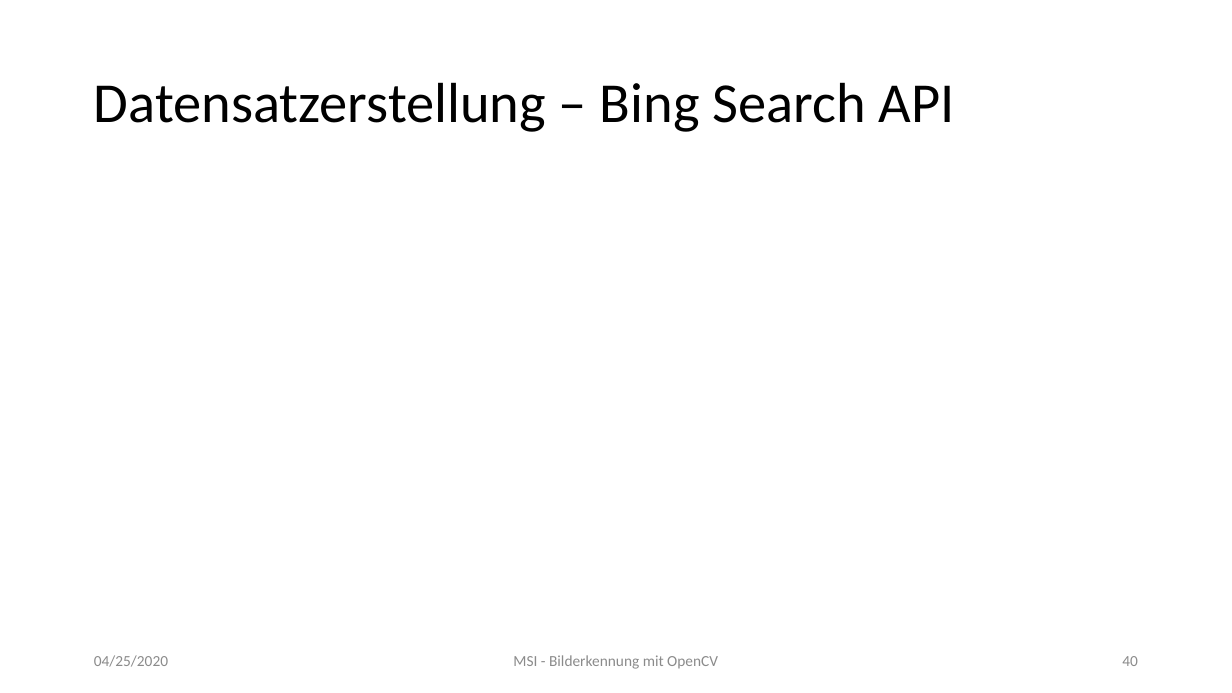
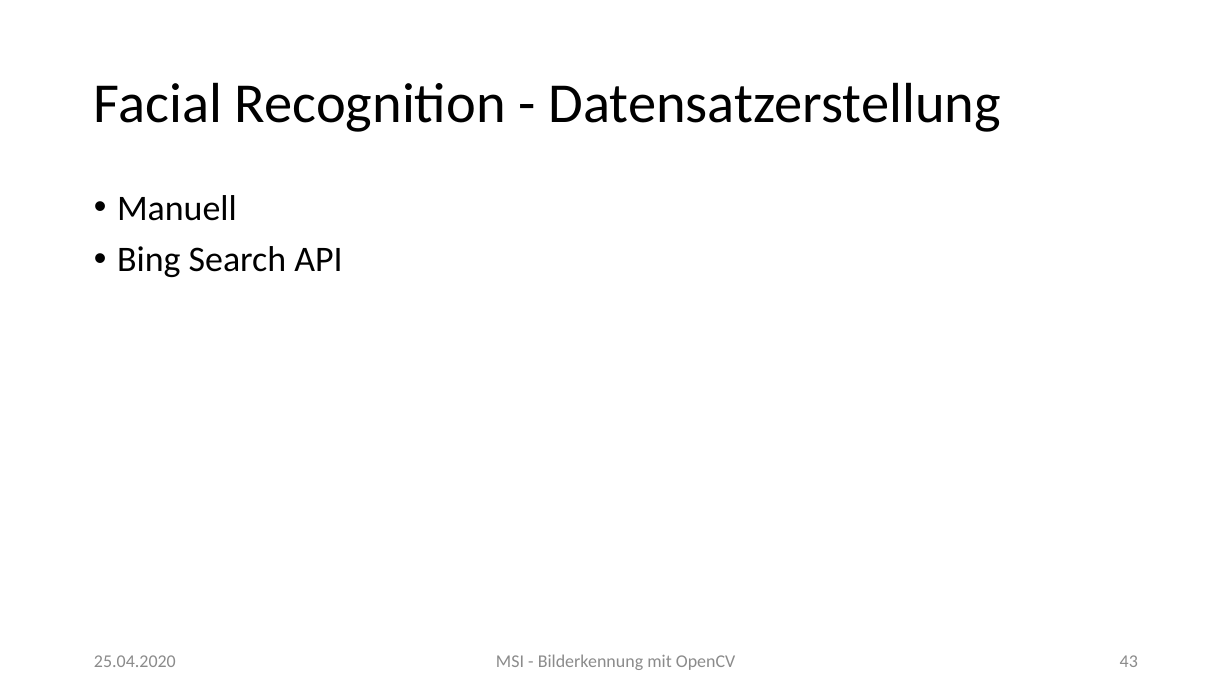
Before and after one commit to MarkusClln/MSI, a slide deck: slide 43 of Bilderkennung mit OpenCV.pptx (slide 40 before the commit). Drawn at 1232x693 pixels with LibreOffice and Linux fonts; fonts in the diff are those of the drawing. Boxes give left, top, right and bottom in pixels: in the first picture for what was removed or moved away, otherwise in the second. Text is boxed around its words. In the diff, an @@ line names an element or a change of style, - is before the commit and + after.

```diff
--- a/Bilderkennung mit OpenCV.pptx
+++ b/Bilderkennung mit OpenCV.pptx
@@ title at <box>94,82,1001,132</box>: text changed @@
-Datensatzerstellung – Bing Search API
+Facial Recognition - Datensatzerstellung
@@ text added at <box>117,195,342,277</box>, 28 pt, text #000000 @@
+• Manuell
+• Bing Search API
@@ text at <box>94,655,176,667</box>: text changed; size 12 to 14 pt @@
-04/25/2020
+25.04.2020
@@ text "MSI - Bilderkennung mit OpenCV" at <box>496,654,736,670</box>: size 12 to 14 pt @@
@@ page number at <box>1120,655,1138,667</box>: text changed; size 12 to 14 pt @@
-40
+43
```
Also in this commit, not shown: 46 other slides changed, 4 slides added, 3 other files.
